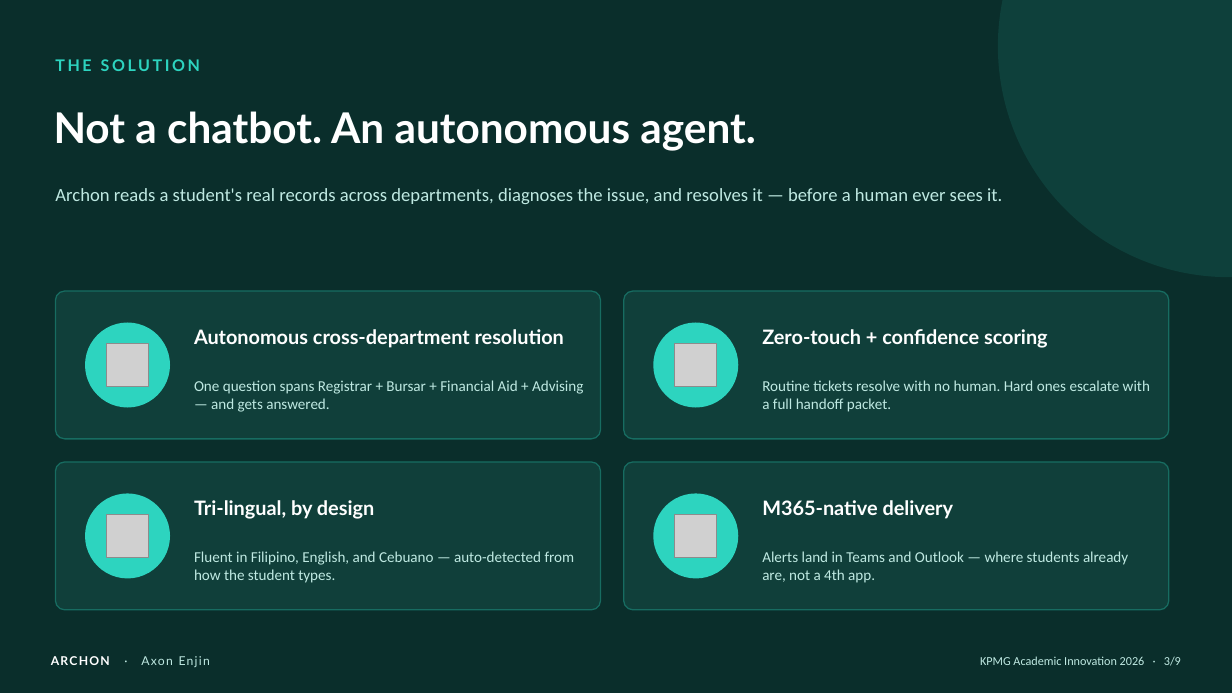
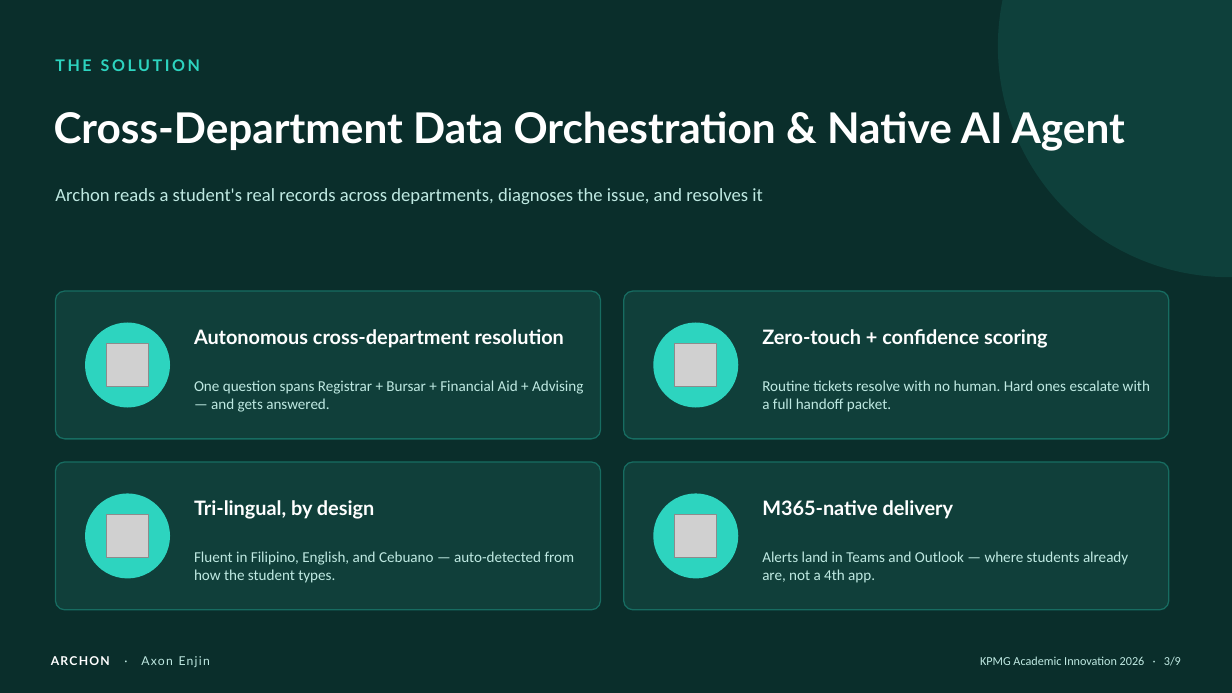
Before and after one commit to Axon-Enjin/archon, a slide deck: slide 3 of deck/Archon-KPMG-Pitch.pptx. Drawn at 1232x693 pixels with LibreOffice and Linux fonts; fonts in the diff are those of the drawing; grey boxes stand for pictures. Boxes give left, top, right and bottom in pixels: in the first picture for what was removed or moved away, otherwise in the second. Text is boxed around its words. In the diff, an @@ line names an element or a change of style, - is before the commit and + after.

Commit message:
feat: add Archon-KPMG-Pitch presentation deck

```diff
--- a/deck/Archon-KPMG-Pitch.pptx
+++ b/deck/Archon-KPMG-Pitch.pptx
@@ text at (x1=54, y1=111, x2=1125, y2=151): text changed @@
-Not a chatbot. An autonomous agent.
+Cross-Department Data Orchestration & Native AI Agent
@@ text at (x1=55, y1=188, x2=763, y2=204): text changed @@
-Archon reads a student's real records across departments, diagnoses the issue, and resolves it — before a human ever sees it.
+Archon reads a student's real records across departments, diagnoses the issue, and resolves it
```
Also in this commit, not shown: 5 other slides changed.
